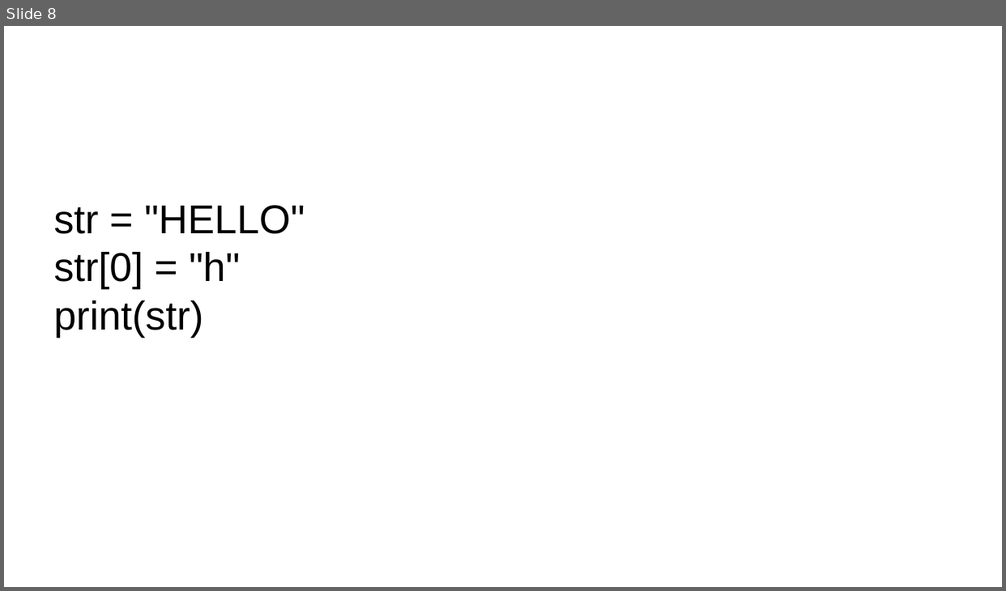
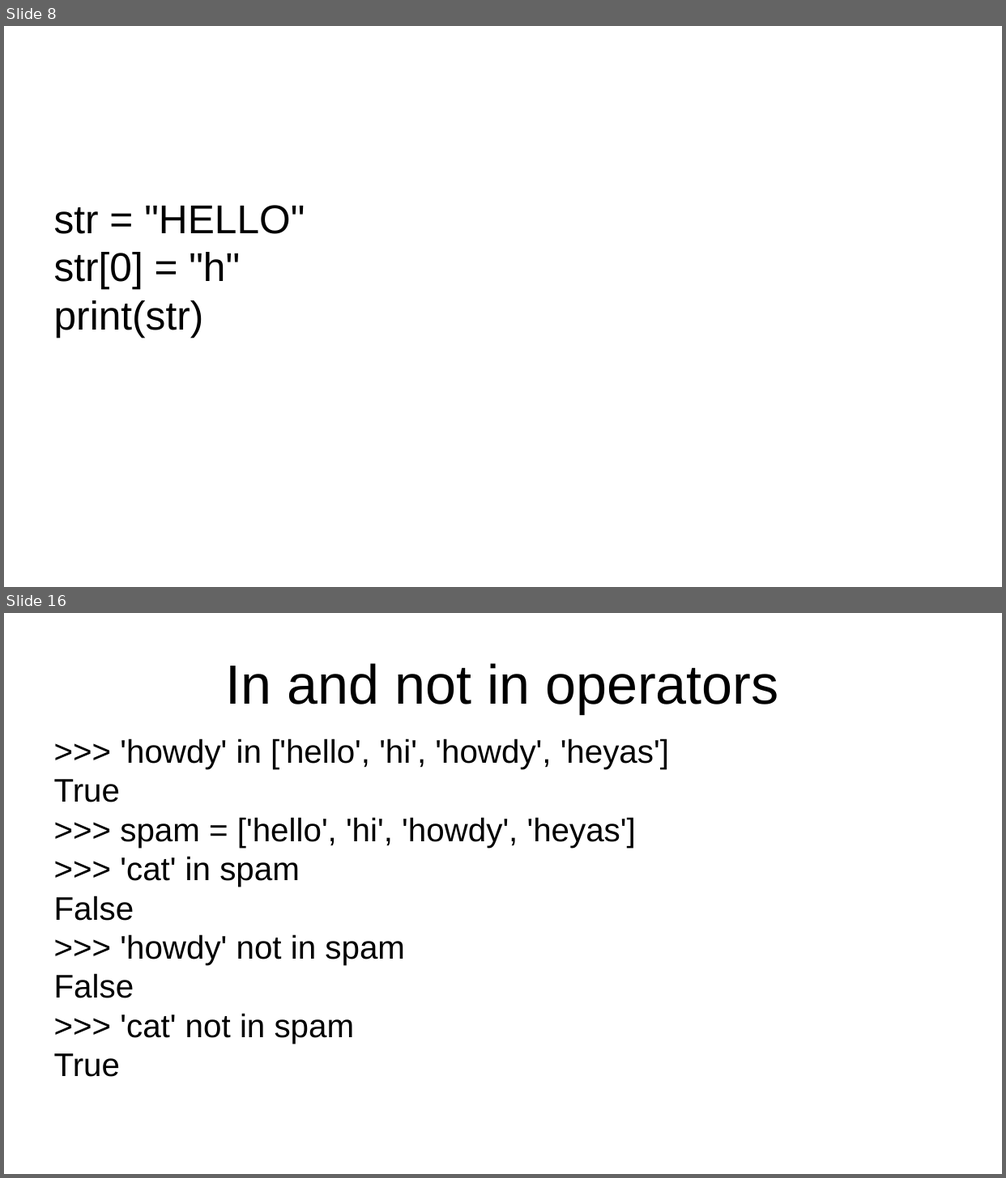
Before and after one commit to ApoorvaJu08/Python-khatmandu, a slide deck: Teaching/Strings.odp. Shown one above the other, each under a label of ours: slide 8 before the commit, slides 8 and 16 after it; the slides between them are not shown. The pictures are 1006x591 and 1006x1178 pixels, drawn with LibreOffice and Linux fonts; fonts in the diff are those of the drawing. Boxes give left, top, right and bottom in pixels: in the first picture for what was removed or moved away, otherwise in the second. Text is boxed around its words. In the diff, an @@ line names an element or a change of style, - is before the commit and + after.

```diff
--- a/Teaching/Strings.odp
+++ b/Teaching/Strings.odp
@@ slide 16 added at (4,613,1002,1174), background #FFFFFF @@
@@ title added at (226,663,778,714), 44 pt, text #000000 @@
+In and not in operators
@@ subtitle added at (54,739,669,1077), 26 pt, text #000000 @@
+>>> 'howdy' in ['hello', 'hi', 'howdy', 'heyas']
+True
+>>> spam = ['hello', 'hi', 'howdy', 'heyas']
+>>> 'cat' in spam
+False
+>>> 'howdy' not in spam
+False
+>>> 'cat' not in spam
+True
```
Also in this commit, not shown: 14 other slides added, 1 slide removed.
